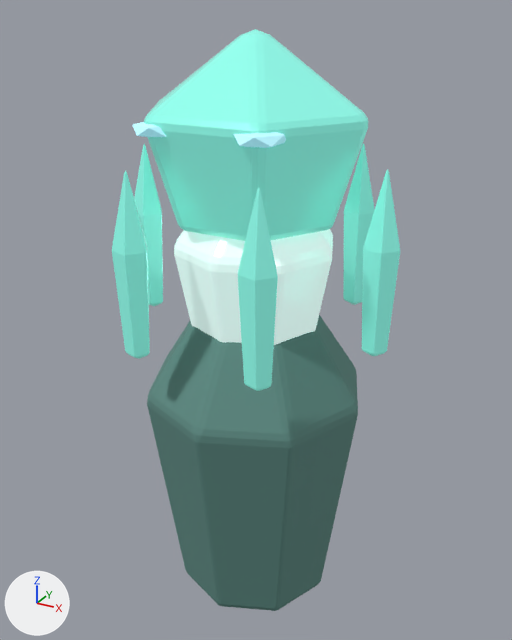
Renders of the Blender file assets/models/source/deep-fracture-creature-FacetSentry-spirit.blend from each side of a commit.
One viewpoint serves both versions: a 50 mm lens placed at (1.2, -2.19, 2.55), pointed at (-0.02, 0.03, 1.44). Every picture has the same lights, and +X, +Y and +Z are marked at lower left. The first picture is the older version.

Script lines for the objects in view, before the commit:
```python
ob_control_core = bpy.data.objects.new('control-core', me_control_core)
ob_control_core.location = (0.0, 0.0, 1.695)
ob_pedestal = bpy.data.objects.new('pedestal', me_pedestal)
ob_pedestal.location = (0.0, 0.0, 1.026)
ob_prong0 = bpy.data.objects.new('prong0', me_prong0)
ob_prong0.location = (0.486, 0.0, 1.752)
ob_prong1 = bpy.data.objects.new('prong1', me_prong1)
ob_prong1.location = (0.246, -0.416, 1.752)
ob_prong2 = bpy.data.objects.new('prong2', me_prong2)
ob_prong2.location = (-0.234, -0.416, 1.752)
ob_prong3 = bpy.data.objects.new('prong3', me_prong3)
ob_prong3.location = (-0.474, 0.0, 1.752)
ob_prong5 = bpy.data.objects.new('prong5', me_prong5)
ob_prong5.location = (0.246, 0.416, 1.752)
ob_sensor = bpy.data.objects.new('sensor', me_sensor)
ob_sensor.location = (0.0, 0.0, 2.162)
```
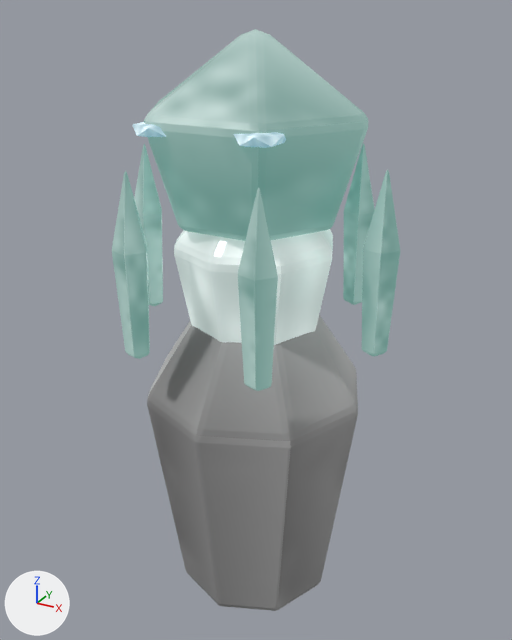
What differs and where, as boxes [x1, y1, x2, y2] in the pictures (512 x 640 px):
'pedestal', recoloured (cyan to grey)
    both: [147, 315, 358, 611]
'sensor', recoloured
    both: [144, 29, 368, 241]
'control-core', recoloured
    both: [174, 229, 333, 345]
'prong1', recoloured
    both: [238, 188, 278, 391]
'prong0', recoloured
    both: [362, 169, 400, 356]
'prong2', recoloured
    both: [112, 170, 150, 359]
'prong5', recoloured
    both: [343, 143, 375, 305]
'prong3', recoloured
    both: [134, 144, 163, 306]

What changed in the scene script:
```text
Change me_control_core:
    where me_control_core.from_pydata(...)  # 18 vertices, 32 faces; spans x -0.31..0.31, y -0.31..0.31, z -0.425..0.425
    remove me_control_core.materials.append(mat_export_source)  # pale green #e4fcf7, glowing white #ffffff
    add me_control_core.materials.append(mat_export_source_crystal)  # picture img_creature_crystal, glowing white #ffffff
Change me_pedestal:
    where me_pedestal.from_pydata(...)  # 18 vertices, 32 faces; spans x -0.44..0.44, y -0.44..0.44, z -0.83..0.83
    remove me_pedestal.materials.append(mat_export_source_001)  # cyan #5f8d85
    add me_pedestal.materials.append(mat_export_source_001_carapace)  # picture img_creature_carapace
Change me_sensor:
    where me_sensor.from_pydata(...)  # 14 vertices, 24 faces; spans x -0.42..0.42, y -0.364..0.364, z -0.342..0.342
    remove me_sensor.materials.append(mat_export_source_002)  # cyan #8bf6e5, glowing cyan #7edfcf
    add me_sensor.materials.append(mat_export_source_002_carapace)  # picture img_creature_carapace, glowing cyan #7edfcf
Change me_prong0:
    where me_prong0.from_pydata(...)  # 12 vertices, 20 faces; spans x -0.059..0.059, y -0.062..0.062, z -0.342..0.342
    remove me_prong0.materials.append(mat_export_source_002)  # cyan #8bf6e5, glowing cyan #7edfcf
    add me_prong0.materials.append(mat_export_source_002_carapace)  # picture img_creature_carapace, glowing cyan #7edfcf
Change me_prong1:
    where me_prong1.from_pydata(...)  # 12 vertices, 20 faces; spans x -0.059..0.059, y -0.062..0.062, z -0.342..0.342
    remove me_prong1.materials.append(mat_export_source_002)  # cyan #8bf6e5, glowing cyan #7edfcf
    add me_prong1.materials.append(mat_export_source_002_carapace)  # picture img_creature_carapace, glowing cyan #7edfcf
Change me_prong2:
    where me_prong2.from_pydata(...)  # 12 vertices, 20 faces; spans x -0.059..0.059, y -0.062..0.062, z -0.342..0.342
    remove me_prong2.materials.append(mat_export_source_002)  # cyan #8bf6e5, glowing cyan #7edfcf
    add me_prong2.materials.append(mat_export_source_002_carapace)  # picture img_creature_carapace, glowing cyan #7edfcf
Change me_prong3:
    where me_prong3.from_pydata(...)  # 12 vertices, 20 faces; spans x -0.059..0.059, y -0.062..0.062, z -0.342..0.342
    remove me_prong3.materials.append(mat_export_source_002)  # cyan #8bf6e5, glowing cyan #7edfcf
    add me_prong3.materials.append(mat_export_source_002_carapace)  # picture img_creature_carapace, glowing cyan #7edfcf
Change me_prong5:
    where me_prong5.from_pydata(...)  # 12 vertices, 20 faces; spans x -0.059..0.059, y -0.062..0.062, z -0.342..0.342
    remove me_prong5.materials.append(mat_export_source_002)  # cyan #8bf6e5, glowing cyan #7edfcf
    add me_prong5.materials.append(mat_export_source_002_carapace)  # picture img_creature_carapace, glowing cyan #7edfcf
```
